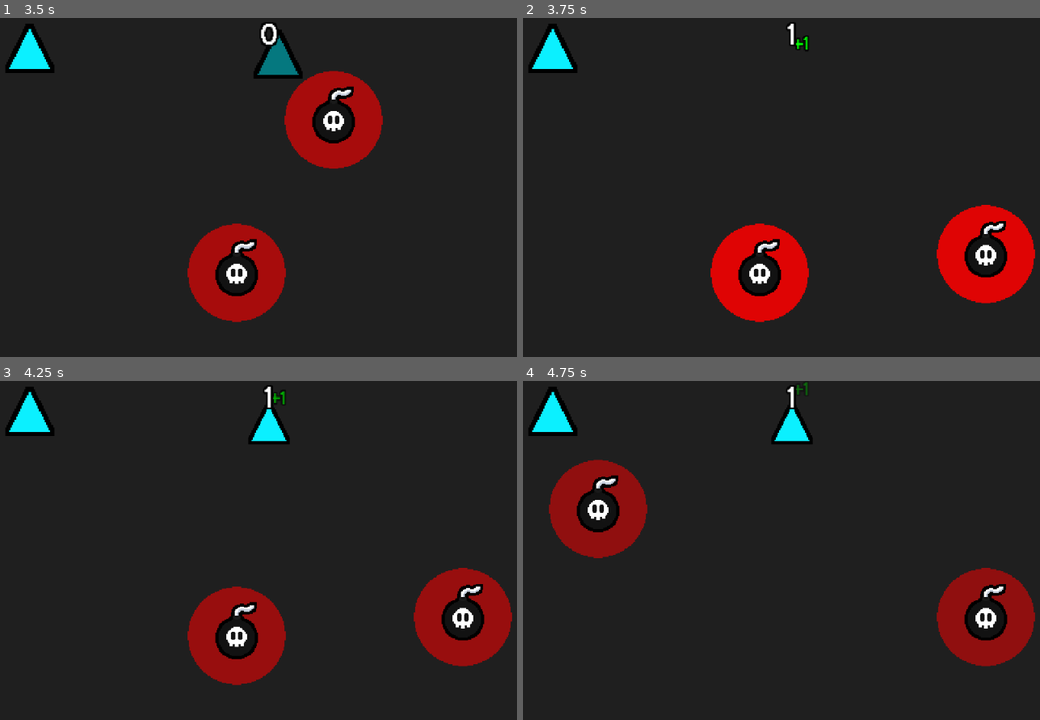
Above: before the commit, frames 1-4 (two rows, left to right).
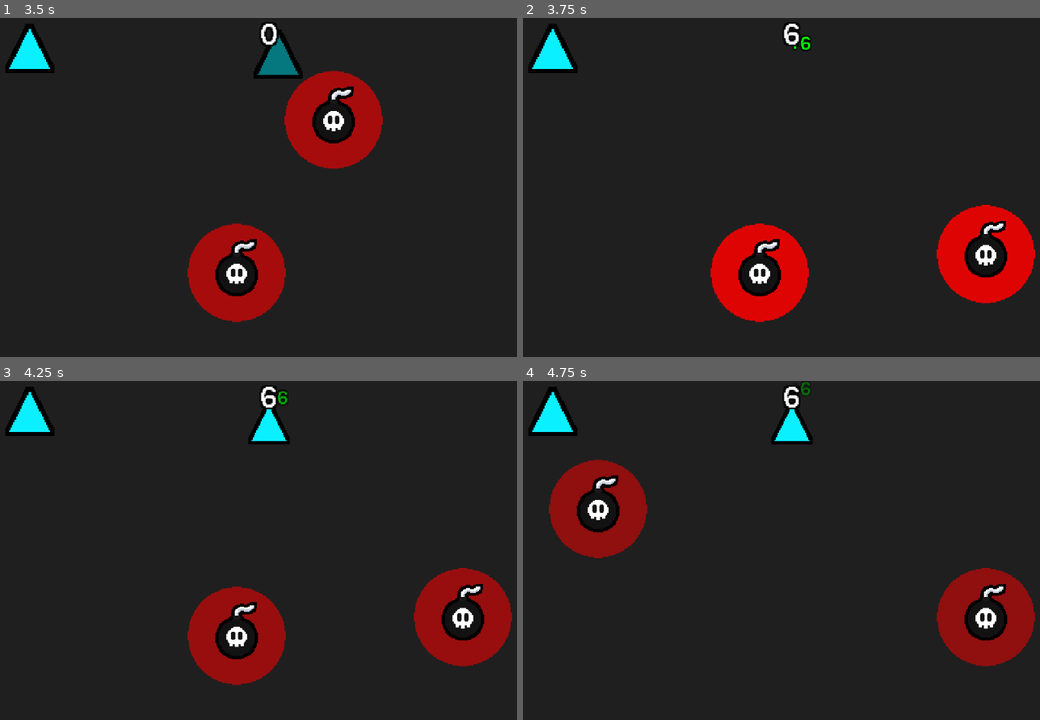
Above: after the commit, the same moments.

Repository: SpicyTime/BlastForge
Game: Godot game, scene res://main/main.tscn
Same seed, same stepped clock (60 frames per second), same inputs: the game is played once before the commit and once after it. The engine's default icon, where the game draws it, is replaced by a stand-in: a white triangle on a blue panel in a dark square.
Inputs (mouse positions are in pixels of both pictures, inside the frame that each line leads up to):
- Up to frame 1 (3.5 s): tap Enter at 0.5 s; move the mouse to (413, 180) at 0.52 s; click (413, 180) at 0.6 s; move the mouse to (139, 218) at 1.27 s; click (139, 218) at 1.35 s; move the mouse to (336, 119) at 2.02 s; click (336, 119) at 2.1 s; move the mouse to (237, 272) at 2.77 s; click (237, 272) at 2.85 s
- Up to frame 2 (3.75 s): move the mouse to (988, 255) at 3.52 s; click (988, 255) at 3.6 s
- Up to frame 3 (4.25 s): no input
- Up to frame 4 (4.75 s): move the mouse to (600, 509) at 4.27 s; click (600, 509) at 4.35 s

Frame 1 is identical in both runs. In frame 2, 0.3% of the frame differs, in the area x 50-56%, y 1-10%; in frame 3, 0.2%; in frame 4, 0.2%.

Commit message:
Scaled points gained based on size

Diff:
--- a/breakables/breakable.gd
+++ b/breakables/breakable.gd
@@ -27,7 +27,7 @@
 	health.set_health(health_amount)
 	health.set_max_health(health_amount)
 	SignalManager.health_depleted.connect(_on_health_depleted)
-
+	add_child(load("uid://crewdcx8grnpe").instantiate())
 	scale = Vector2(size_scales[shape_component.get_shape_size()], size_scales[shape_component.get_shape_size()])
 
 	parent_container = get_parent()
--- a/breakables/breakable.tscn
+++ b/breakables/breakable.tscn
@@ -1,9 +1,8 @@
-[gd_scene load_steps=6 format=3 uid="uid://btmk54xyeo44e"]
+[gd_scene load_steps=5 format=3 uid="uid://btmk54xyeo44e"]
 
 [ext_resource type="Script" uid="uid://d3iknp440glsy" path="res://breakables/breakable.gd" id="1_srh6f"]
 [ext_resource type="Texture2D" uid="uid://dgqwej8vqbje8" path="res://breakables/sprites/triangle_sprite.png" id="2_x566u"]
 [ext_resource type="PackedScene" uid="uid://bcjrft2uixwu1" path="res://health_system/hurtbox.tscn" id="3_srh6f"]
-[ext_resource type="Script" uid="uid://cge4a2lhplqh3" path="res://breakables/breakable_behavior.gd" id="5_813x3"]
 [ext_resource type="Script" uid="uid://dyakc7t63f14m" path="res://health_system/health.gd" id="5_x566u"]
 
 [node name="Breakable" type="Node2D"]
@@ -18,18 +17,15 @@
 [node name="HurtboxCollider" type="CollisionShape2D" parent="Hurtbox"]
 disabled = true
 
+[node name="ExplosionDetector" type="Area2D" parent="."]
+
+[node name="DetectorCollider" type="CollisionShape2D" parent="ExplosionDetector"]
+
 [node name="Health" type="Node" parent="."]
 script = ExtResource("5_x566u")
 health = 1
 max_health = 1
 metadata/_custom_type_script = "uid://dyakc7t63f14m"
 
-[node name="ExplosionDetector" type="Area2D" parent="."]
-
-[node name="DetectorCollider" type="CollisionShape2D" parent="ExplosionDetector"]
-
-[node name="BreakableBehavior" type="Node" parent="."]
-script = ExtResource("5_813x3")
-
 [connection signal="area_entered" from="ExplosionDetector" to="." method="_on_explosion_detector_area_entered"]
 [connection signal="area_exited" from="ExplosionDetector" to="." method="_on_explosion_detector_area_exited"]
--- a/breakables/breakable_behavior.gd
+++ b/breakables/breakable_behavior.gd
@@ -9,15 +9,15 @@
 
 func handle_break(_break_type: Enums.BreakableType) -> void:
 	# To Do: Handle logic based on type
-	var parent_breakable_type: Enums.BreakableType = get_parent().type
+	var parent_breakable_type: Enums.BreakableType = breakable.type
 	if parent_breakable_type == Enums.BreakableType.NORMAL:
 		pass
 	elif parent_breakable_type == Enums.BreakableType.SPAWNER:
 		handle_spawner()
 	else:
 		handle_exploder()
-	SignalManager.breakable_broken.emit(get_parent())
-	get_parent().queue_free()
+	SignalManager.breakable_broken.emit(breakable)
+	breakable.queue_free()
 
 
 func handle_normal() -> void:
@@ -27,13 +27,13 @@
 func handle_exploder() -> void:
 	# Adds it to world
 	var world: World = breakable.parent_container.world
-	var instance: Explosive = world.create_explosive(get_parent().position)
+	var instance: Explosive = world.create_explosive(breakable.position)
 	# Matches the defer when created
 	instance.call_deferred("handle_placed")
 
 
 func handle_spawner() -> void:
-	var spawn_positions: Array[Vector2] = [get_parent().to_global(Vector2(0, -8)), get_parent().to_global(Vector2(-5, 8)), get_parent().to_global(Vector2(5, 8))]
+	var spawn_positions: Array[Vector2] = [breakable.to_global(Vector2(0, -8)), breakable.to_global(Vector2(-5, 8)), get_parent().to_global(Vector2(5, 8))]
 	var shape_types: Array[Enums.ShapeType] = []
 	var breakable_types: Array[Enums.BreakableType] = []
 	for i in range(breakable_spawn_number):
--- /dev/null
+++ b/breakables/breakable_behavior.tscn
@@ -0,0 +1,6 @@
+[gd_scene load_steps=2 format=3 uid="uid://crewdcx8grnpe"]
+
+[ext_resource type="Script" uid="uid://cge4a2lhplqh3" path="res://breakables/breakable_behavior.gd" id="1_ugnpk"]
+
+[node name="BreakableBehavior" type="Node"]
+script = ExtResource("1_ugnpk")
--- a/breakables/shape_component.gd
+++ b/breakables/shape_component.gd
@@ -1,10 +1,6 @@
 class_name ShapeComponent
 extends Node
 var shape_data: ShapeData = null
-
-func _ready() -> void:
-	shape_data.shape_size = shape_data.choose_random_size()
-
 
 func set_data(data: ShapeData) -> void:
 	shape_data = data
@@ -31,4 +27,11 @@
 
 
 func get_shape_value() -> int:
-	return shape_data.base_point_value
+	var multiplier: float = 0.0
+	if get_shape_size() == Enums.ShapeSize.SMALL:
+		multiplier = Constants.BASE_SMALL_MULTIPLIER
+	elif get_shape_size() == Enums.ShapeSize.MEDIUM:
+		multiplier = Constants.BASE_MEDIUM_MULTIPLIER
+	else:
+		multiplier = Constants.BASE_LARGE_MULTIPLIER
+	return int(shape_data.base_point_value * multiplier)
--- a/game/breakable_spawner.gd
+++ b/game/breakable_spawner.gd
@@ -110,8 +110,9 @@
 	breakable_instance.position = spawn_position
 	breakable_instance.type = breakable_type
 	# Initializes the data for the desired shape (based off of the name)
-	var shape_data: ShapeData = load(Constants.SHAPE_RESOURCE_PATH_START + shape_type_lookup[shape_type] + Constants.SHAPE_RESOURCE_PATH_END)
+	var shape_data: ShapeData = load(Constants.SHAPE_RESOURCE_PATH_START + shape_type_lookup[shape_type] + Constants.SHAPE_RESOURCE_PATH_END).duplicate()
 	shape_data.shape_type = shape_type
+	shape_data.shape_size = shape_data.choose_random_size()
 	# Initializes the shape component
 	var packed_shape_component: PackedScene = load(Constants.SHAPE_COMPONENT_PATH)
 	var shape_component_instance: ShapeComponent = packed_shape_component.instantiate()
--- a/main/autoloads/constants.gd
+++ b/main/autoloads/constants.gd
@@ -6,3 +6,6 @@
 const SHAPE_COMPONENT_PATH: String = "res://breakables/shape_component.tscn"
 const FLOATING_TEXT_PATH: String = "res://breakables/floating_text.tscn"
 const TILE_SIZE: int = 3
+const BASE_SMALL_MULTIPLIER: float = 1.0
+const BASE_MEDIUM_MULTIPLIER: float = 3.0
+const BASE_LARGE_MULTIPLIER: float = 6.0
--- a/main/main.gd
+++ b/main/main.gd
@@ -8,5 +8,6 @@
 
 
 func _on_breakable_broken(breakable_instance: Breakable) -> void:
+	#print(breakable_instance)
 	total_points += breakable_instance.shape_component.get_shape_value()
 	SignalManager.points_changed.emit(total_points)
